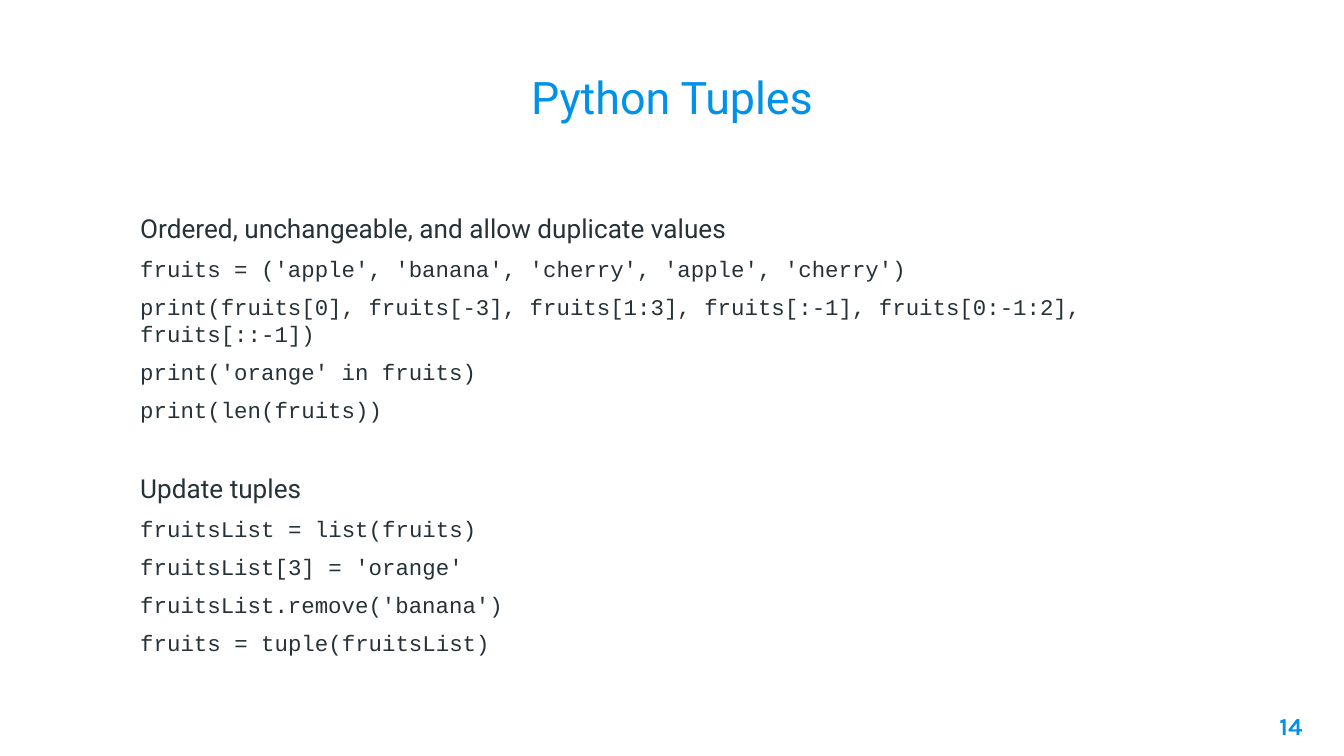
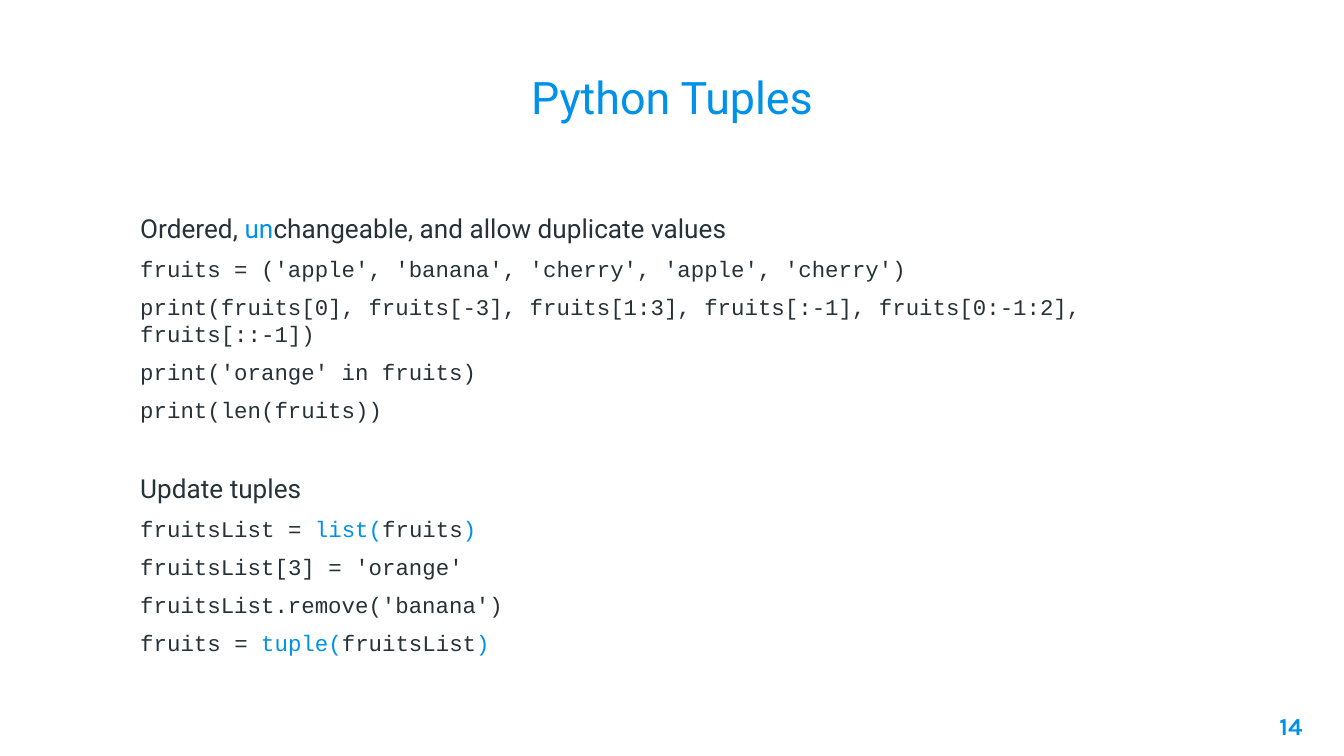
Before and after one commit to AleeRezaa/learn-python, a slide deck: slide 14 of Python.pptx. Drawn at 1344x756 pixels with LibreOffice and Linux fonts; fonts in the diff are those of the drawing; background and template pictures are left out. Boxes give left, top, right and bottom in pixels: in the first picture for what was removed or moved away, otherwise in the second. Text is boxed around its words. In the diff, an @@ line names an element or a change of style, - is before the commit and + after.

```diff
--- a/Python.pptx
+++ b/Python.pptx
@@ text at (x1=140, y1=218, x2=726, y2=656): text colour #263238 to #0091EA in "unchangeable,", "list(fruits)", "tuple(fruitsList)" @@
```
Also in this commit, not shown: 1 other slide changed, 2 slides added.
